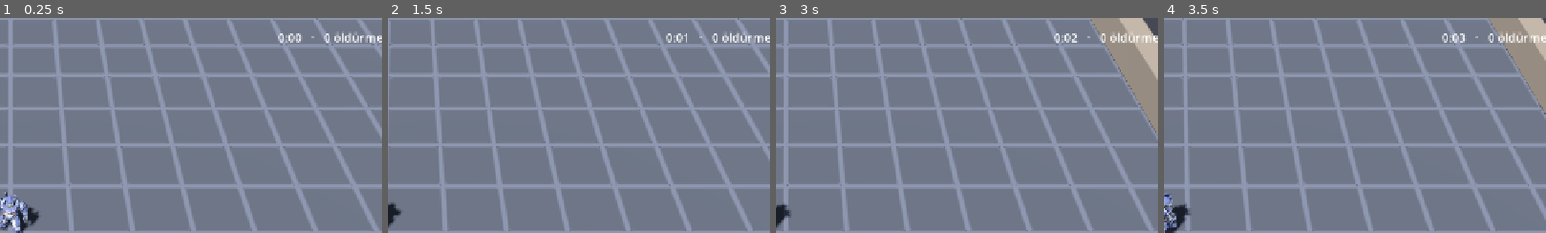
Above: before the commit, frames 1-4 (left to right).
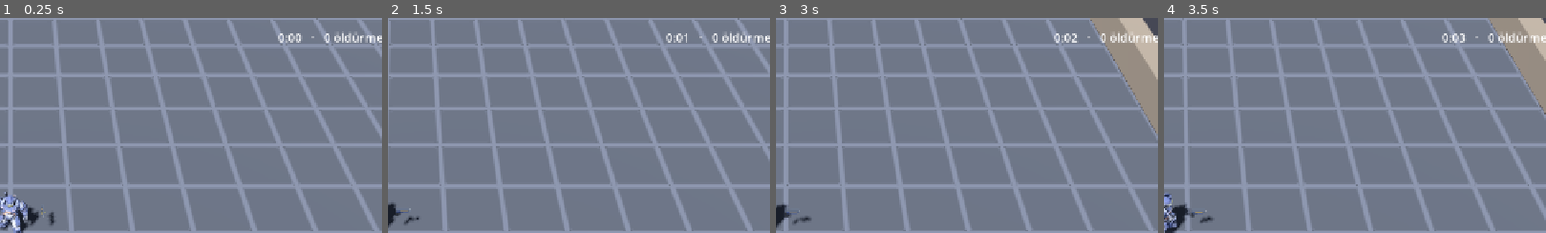
Above: after the commit, the same moments.

Repository: AIVoidLabs/Deadzone-Last-Stand
Game: Godot game, scene res://scenes/main.tscn
Two runs of this game, one before a commit and one after it. Both use one fixed random seed, a clock stepped at 60 frames per second and the inputs below.
Inputs (mouse positions are % of the whole screen's width and height, from its top left):
- Up to frame 1 (0.25 s): no input
- Up to frame 2 (1.5 s): tap Enter at 0.5 s; move the mouse to (72, 45) at 0.52 s; hold D (move_right) 0.53-1.25 s; tap Space (dash) at 0.6 s; click (72, 45) at 0.67 s; drag from (30, 55) to (45, 70) at 1.27 s
- Up to frame 3 (3 s): move the mouse to (60, 28) at 2.02 s; hold D (move_right) 2.03-2.75 s; hold Shift 2.03-2.75 s; tap Space (dash) at 2.3 s; drag from (45, 70) to (20, 35) at 2.77 s
- Up to frame 4 (3.5 s): no input
The pictures show only the part of the screen within x 49-99%, y 0-50%; the shares and areas given below are measured in that part.

The runs differ from the first frame. In frame 1, less than 0.1% of the frame differs, in the area x 10-15%, y 88-97%; in frame 2, 0.1%; in frame 3, 0.1%, in the area x 2-10%, y 89-96%; in frame 4, 0.1%.

Commit message:
feat: süzülen silah yuvaları (5.1) - 6 yuva, kendi hedefine dönüş, geri tepme, silah modelleri
Co-Authored-By: Claude Opus 5.5 <noreply@anthropic.com>

Diff:
--- a/project.godot
+++ b/project.godot
@@ -91,6 +91,11 @@
 "events": [Object(InputEventKey,"resource_local_to_scene":false,"resource_name":"","device":-1,"window_id":0,"alt_press …(195 unchanged characters)…
 ]
 }
+debug_weapon={
+"deadzone": 0.2,
+"events": [Object(InputEventKey,"resource_local_to_scene":false,"resource_name":"","device":-1,"window_id":0,"alt_pressed":false,"shift_pressed":false,"ctrl_pressed":false,"meta_pressed":false,"pressed":false,"keycode":0,"physical_keycode":4194338,"key_label":0,"unicode":0,"location":0,"echo":false,"script":null)
+]
+}
 toggle_fullscreen={
 "deadzone": 0.2,
 "events": [Object(InputEventKey,"resource_local_to_scene":false,"resource_name":"","device":-1,"window_id":0,"alt_press …(195 unchanged characters)…
--- a/scripts/data/weapon_data.gd
+++ b/scripts/data/weapon_data.gd
@@ -13,6 +13,11 @@
 		"projectile_speed": 30.0,
 		# Ağırlığı 1 olan zombiye verilen ilk itme hızı (m/sn).
 		"knockback": 5.0,
+		# Görüntü: weapons.glb içindeki nesne, büyütme, geri tepme (m) ve namlu ağzının merkeze uzaklığı (m).
+		"model": &"Pistol",
+		"model_scale": 2.2,
+		"recoil": 0.12,
+		"muzzle_offset": 0.25,
 	},
 }
 
--- a/scripts/debug/capture.gd
+++ b/scripts/debug/capture.gd
@@ -5,12 +5,14 @@
 ## --capture-dash=S: görüntüden S saniye önce dash attırır.
 ## --capture-kill=S: görüntüden S saniye önce askeri öldürür (ölüm animasyonu denetimi).
 ## --camera-distance=M: kamera uzaklığını dener (karşılaştırma görüntüleri için).
+## --weapons=N: toplam N silahla başlar (debug silahı eklenir).
 ## --autopilot: asker ölümsüz, daire çizerek yürür. --god: asker ölümsüz ama yerinde durur.
 
 var player: Player
 var enemies: EnemyManager
 var debug_panel: DebugPanel
 var camera: FollowCamera
+var weapons: WeaponRig
 
 var _out: String = ""
 var _seconds: float = 6.0
@@ -48,6 +50,9 @@
 			camera.set_distance(arg.trim_prefix("--camera-distance=").to_float())
 		elif arg == "--autopilot":
 			_autopilot = true
+		elif arg.begins_with("--weapons="):
+			for _i in arg.trim_prefix("--weapons=").to_int() - weapons.count():
+				weapons.add_weapon(Tuning.DEBUG_WEAPON)
 		elif arg == "--god":
 			player.god_mode = true
 		elif arg == "--debug-panel":
--- /dev/null
+++ b/scripts/game/weapon_slots.gd
@@ -0,0 +1,12 @@
+class_name WeaponSlots
+extends RefCounted
+## Süzülen silahların askerin çevresindeki yerleşimi. Silahlar eşit aralıkla bir çembere dizilir;
+## silah sayısı değişince çember yeniden bölünür.
+
+
+## index. silahın askere göre konumu (XZ, m). count: takılı silah sayısı.
+static func offset(index: int, count: int, radius: float, start_angle: float) -> Vector2:
+	if count <= 0:
+		return Vector2.ZERO
+	var angle: float = start_angle + TAU * float(posmod(index, count)) / float(count)
+	return Vector2(cos(angle), sin(angle)) * radius
--- a/scripts/main.gd
+++ b/scripts/main.gd
@@ -16,9 +16,12 @@
 	projectiles.enemies = enemies
 	add_child(projectiles)
 
-	var weapon: Weapon = Weapon.new()
-	weapon.setup(WeaponData.PISTOL, enemies, projectiles)
-	player.add_child(weapon)
+	var weapons: WeaponRig = WeaponRig.new()
+	weapons.player = player
+	weapons.enemies = enemies
+	weapons.projectiles = projectiles
+	add_child(weapons)
+	weapons.add_weapon(WeaponData.PISTOL)
 
 	var camera: FollowCamera = FollowCamera.new()
 	camera.target = player
@@ -36,14 +39,15 @@
 	Quality.apply_to_viewport(get_viewport())
 
 	if OS.is_debug_build():
-		_add_debug_tools(player, enemies, projectiles, camera)
+		_add_debug_tools(player, enemies, projectiles, camera, weapons)
 
 
-func _add_debug_tools(player: Player, enemies: EnemyManager, projectiles: ProjectilePool, camera: FollowCamera) -> void:
+func _add_debug_tools(player: Player, enemies: EnemyManager, projectiles: ProjectilePool, camera: FollowCamera, weapons: WeaponRig) -> void:
 	var panel: DebugPanel = DebugPanel.new()
 	panel.player = player
 	panel.enemies = enemies
 	panel.projectiles = projectiles
+	panel.weapons = weapons
 	add_child(panel)
 	if Benchmark.requested():
 		var bench: Benchmark = Benchmark.new()
@@ -56,4 +60,5 @@
 		capture.enemies = enemies
 		capture.debug_panel = panel
 		capture.camera = camera
+		capture.weapons = weapons
 		add_child(capture)
--- a/scripts/tuning.gd
+++ b/scripts/tuning.gd
@@ -29,6 +29,9 @@
 const FEATURE_STAGGER: bool = true
 ## Ölen zombi ölüm animasyonu oynar ve solarak silinir; kapalıyken anında kaybolur.
 const FEATURE_ZOMBIE_DEATH_ANIM: bool = true
+## Silahlar askerin çevresinde süzülür, görünür ve kendi konumundan ateş eder; kapalıyken görünmez,
+## askerin ortasından ateş eder.
+const FEATURE_FLOATING_WEAPONS: bool = true
 ## Asker gövdesinin hıza ve dönüşe göre yatması.
 const FEATURE_PLAYER_LEAN: bool = true
 
@@ -116,7 +119,25 @@
 # --- Mermi ---
 const PROJECTILE_POOL_SIZE: int = 128
 const PROJECTILE_RADIUS: float = 0.12
-const PROJECTILE_HEIGHT: float = 1.0
+const PROJECTILE_HEIGHT: float = 1.1
+
+# --- Süzülen silahlar ---
+const WEAPON_SLOTS: int = 6
+## Silah çemberinin yarıçapı (m) ve yerden yüksekliği.
+const WEAPON_ORBIT_RADIUS: float = 1.0
+const WEAPON_HOVER_HEIGHT: float = 1.1
+## İlk silahın açısı (derece; 0 = ekranda askerin sağı, dünya +X).
+const WEAPON_START_ANGLE_DEG: float = 0.0
+## Silahların askeri izleme keskinliği; küçüldükçe daha çok geride kalır (süzülme).
+const WEAPON_FOLLOW_SHARPNESS: float = 12.0
+const WEAPON_AIM_SHARPNESS: float = 22.0
+## Geri tepmenin toparlanma hızı ve namlunun kalkma açısı.
+const WEAPON_RECOIL_RECOVER: float = 14.0
+const WEAPON_RECOIL_PITCH_DEG: float = 14.0
+const WEAPON_BOB_HEIGHT: float = 0.05
+const WEAPON_BOB_SPEED: float = 2.4
+## Debug: F7 ile eklenen silah.
+const DEBUG_WEAPON: StringName = &"pistol"
 const PROJECTILE_LENGTH: float = 0.6
 const PROJECTILE_THICKNESS: float = 0.1
 const PROJECTILE_LIFETIME_MARGIN: float = 1.15
--- a/scripts/ui/debug_panel.gd
+++ b/scripts/ui/debug_panel.gd
@@ -9,6 +9,7 @@
 var player: Player
 var enemies: EnemyManager
 var projectiles: ProjectilePool
+var weapons: WeaponRig
 
 var _panel: PanelContainer
 var _label: Label
@@ -42,6 +43,8 @@
 		player.god_mode = not player.god_mode
 	elif input_event.is_action_pressed(&"debug_quality"):
 		Quality.cycle()
+	elif input_event.is_action_pressed(&"debug_weapon"):
+		weapons.add_weapon(Tuning.DEBUG_WEAPON)
 
 
 func _process(delta: float) -> void:
@@ -61,9 +64,9 @@
 	var lines: PackedStringArray = PackedStringArray([
 		"FPS %d   işlem %.2f ms   fizik %.2f ms" % [Engine.get_frames_per_second(), frame_ms, physics_ms],
 		"Zombi %d / %d (havuz %d)" % [enemies.active_count(), Quality.max_enemies(), enemies.pool_size()],
-		"Mermi %d   draw call %d" % [projectiles.active_count(), draw_calls],
+		"Mermi %d   draw call %d   silah %d / %d" % [projectiles.active_count(), draw_calls, weapons.count(), Tuning.WEAPON_SLOTS],
 		"Can %.0f / %.0f   ölümsüz %s" % [player.health.current, player.health.maximum, "AÇIK" if player.god_mode else "kapalı"],
 		"Profil %s" % Quality.current,
-		"F4 +%d zombi · F5 ölümsüz · F6 profil" % Tuning.DEBUG_SPAWN_BATCH,
+		"F4 +%d zombi · F5 ölümsüz · F6 profil · F7 +silah" % Tuning.DEBUG_SPAWN_BATCH,
 	])
 	return "\n".join(lines)
--- a/scripts/weapons/weapon.gd
+++ b/scripts/weapons/weapon.gd
@@ -1,56 +1,59 @@
 class_name Weapon
 extends Node3D
-## Otomatik silah: menzildeki en yakın zombiye kendisi nişan alıp ateş eder.
-## Değerler WeaponData tablosundan.
+## Otomatik silah: kendi konumuna en yakın zombiye döner ve ateş eder. Değerler WeaponData tablosundan.
+## Konumunu WeaponRig verir (askerin çevresinde süzülür); görüntü WeaponVisual'da, sinyalle haber alır.
 
 signal fired(direction: Vector2)
 
-const PHYSICS_PRIORITY: int = 0
-
 var weapon_id: StringName
+var row: Dictionary
 var enemies: EnemyManager
 var projectiles: ProjectilePool
+## XZ düzleminde nişan yönü; hedef yokken askerin baktığı yön.
+var aim: Vector2 = Vector2(0.0, 1.0)
+var has_target: bool = false
 
 var _player: Player
-var _damage: float
-var _interval: float
-var _range: float
-var _projectile_speed: float
-var _knockback: float
 var _cooldown: float = 0.0
 
 
-func setup(id: StringName, p_enemies: EnemyManager, p_projectiles: ProjectilePool) -> void:
+func setup(id: StringName, player: Player, p_enemies: EnemyManager, p_projectiles: ProjectilePool) -> void:
 	weapon_id = id
+	row = WeaponData.get_row(id)
+	_player = player
 	enemies = p_enemies
 	projectiles = p_projectiles
-	var row: Dictionary = WeaponData.get_row(id)
-	_damage = row["damage"]
-	_interval = row["fire_interval"]
-	_range = row["max_range"]
-	_projectile_speed = row["projectile_speed"]
-	_knockback = row["knockback"]
+	name = "Weapon_%s" % id
+	if Tuning.FEATURE_FLOATING_WEAPONS:
+		var visual: WeaponVisual = WeaponVisual.new()
+		visual.name = "Visual"
+		add_child(visual)
 
 
-func _ready() -> void:
-	name = "Weapon_%s" % weapon_id
-	process_physics_priority = PHYSICS_PRIORITY
-	_player = get_parent() as Player
+func position_2d() -> Vector2:
+	return Vector2(global_position.x, global_position.z)
 
 
-func _physics_process(delta: float) -> void:
+## WeaponRig konumu güncelledikten sonra çağırır.
+func tick(delta: float) -> void:
+	_cooldown = maxf(0.0, _cooldown - delta)
 	if _player.state == Player.State.DEAD:
+		has_target = false
 		return
-	_cooldown = maxf(0.0, _cooldown - delta)
-	if _cooldown > 0.0:
-		return
-	var origin: Vector2 = _player.position_2d()
-	var target: int = enemies.nearest_enemy(origin, _range)
-	if target < 0:
+	var origin: Vector2 = position_2d()
+	var max_range: float = row["max_range"]
+	var target: int = enemies.nearest_enemy(origin, max_range)
+	has_target = target >= 0
+	if not has_target:
+		aim = _player.facing
 		return
 	var direction: Vector2 = Steering.seek(origin, enemies.enemy_position(target))
 	if direction == Vector2.ZERO:
 		return
-	projectiles.fire(origin, direction, _projectile_speed, _damage, _range, _knockback)
-	_cooldown = _interval
+	aim = direction
+	if _cooldown > 0.0:
+		return
+	var muzzle: Vector2 = origin + direction * float(row["muzzle_offset"])
+	projectiles.fire(muzzle, direction, row["projectile_speed"], row["damage"], max_range, row["knockback"])
+	_cooldown = row["fire_interval"]
 	fired.emit(direction)
--- /dev/null
+++ b/scripts/weapons/weapon_rig.gd
@@ -0,0 +1,55 @@
+class_name WeaponRig
+extends Node3D
+## Askerin silahları: en çok Tuning.WEAPON_SLOTS adet, askerin çevresinde bir çemberde süzülür.
+## Dünya uzayında durur (askerin çocuğu değil); askeri biraz geriden izler, böylece süzülme hissi olur.
+
+## Asker hareket ettikten sonra, mermiler ilerlemeden önce çalışır.
+const PHYSICS_PRIORITY: int = 5
+
+var player: Player
+var enemies: EnemyManager
+var projectiles: ProjectilePool
+
+var _weapons: Array[Weapon] = []
+
+
+func _ready() -> void:
+	name = "Weapons"
+	process_physics_priority = PHYSICS_PRIORITY
+
+
+func count() -> int:
+	return _weapons.size()
+
+
+## Boş yuva varsa silahı takar. Dönüş: takıldı mı.
+func add_weapon(id: StringName) -> bool:
+	if _weapons.size() >= Tuning.WEAPON_SLOTS:
+		return false
+	var weapon: Weapon = Weapon.new()
+	weapon.setup(id, player, enemies, projectiles)
+	add_child(weapon)
+	_weapons.append(weapon)
+	weapon.global_position = _slot_position(_weapons.size() - 1)
+	weapon.reset_physics_interpolation()
+	return true
+
+
+func _physics_process(delta: float) -> void:
+	var weight: float = 1.0 - exp(-Tuning.WEAPON_FOLLOW_SHARPNESS * delta)
+	for i: int in _weapons.size():
+		var weapon: Weapon = _weapons[i]
+		var target: Vector3 = _slot_position(i)
+		if Tuning.FEATURE_FLOATING_WEAPONS:
+			weapon.global_position = weapon.global_position.lerp(target, weight)
+		else:
+			weapon.global_position = target
+		weapon.tick(delta)
+
+
+func _slot_position(index: int) -> Vector3:
+	var center: Vector3 = player.global_position
+	if not Tuning.FEATURE_FLOATING_WEAPONS:
+		return center + Vector3.UP * Tuning.PROJECTILE_HEIGHT
+	var offset: Vector2 = WeaponSlots.offset(index, _weapons.size(), Tuning.WEAPON_ORBIT_RADIUS, deg_to_rad(Tuning.WEAPON_START_ANGLE_DEG))
+	return center + Vector3(offset.x, Tuning.WEAPON_HOVER_HEIGHT, offset.y)
--- /dev/null
+++ b/scripts/weapons/weapon_visual.gd
@@ -0,0 +1,58 @@
+class_name WeaponVisual
+extends Node3D
+## Süzülen silahın görüntüsü: nişan yönüne yumuşak dönüş, hafif yukarı aşağı salınım, ateşte geri tepme.
+## Silah mantığına dokunmaz; Weapon'ın aim değerini okur ve fired sinyalini dinler.
+
+const FLASH_SHADER: Shader = preload("res://assets/shaders/flash_lit.gdshader")
+const MODELS: PackedScene = preload("res://assets/models/weapons/weapons.glb")
+
+var _weapon: Weapon
+var _pivot: Node3D
+var _recoil: float = 0.0
+var _bob_phase: float = 0.0
+var _time: float = 0.0
+
+
+func _ready() -> void:
+	_weapon = get_parent() as Weapon
+	_pivot = Node3D.new()
+	_pivot.name = "Pivot"
+	add_child(_pivot)
+	_build_model()
+	_weapon.fired.connect(_on_fired)
+	_bob_phase = randf() * TAU
+	rotation.y = atan2(_weapon.aim.x, _weapon.aim.y)
+
+
+func _process(delta: float) -> void:
+	_time += delta
+	var target_yaw: float = atan2(_weapon.aim.x, _weapon.aim.y)
+	rotation.y = lerp_angle(rotation.y, target_yaw, 1.0 - exp(-Tuning.WEAPON_AIM_SHARPNESS * delta))
+	_recoil = _recoil * exp(-Tuning.WEAPON_RECOIL_RECOVER * delta)
+	var kick: float = float(_weapon.row["recoil"]) * _recoil
+	var bob: float = sin(_time * Tuning.WEAPON_BOB_SPEED + _bob_phase) * Tuning.WEAPON_BOB_HEIGHT
+	# Model +Z'ye bakar: geri tepme -Z yönünde, namlu yukarı kalkar (-X ekseninde dönüş).
+	_pivot.position = Vector3(0.0, bob, -kick)
+	_pivot.rotation.x = -deg_to_rad(Tuning.WEAPON_RECOIL_PITCH_DEG) * _recoil
+
+
+func _on_fired(_direction: Vector2) -> void:
+	_recoil = 1.0
+
+
+func _build_model() -> void:
+	var scene: Node3D = MODELS.instantiate() as Node3D
+	var source: MeshInstance3D = scene.find_child(String(_weapon.row["model"]), true, false) as MeshInstance3D
+	assert(source != null, "Silah modeli bulunamadı: %s" % _weapon.row["model"])
+	var mesh: MeshInstance3D = MeshInstance3D.new()
+	mesh.mesh = source.mesh
+	mesh.scale = Vector3.ONE * float(_weapon.row["model_scale"])
+	var material: ShaderMaterial = ShaderMaterial.new()
+	material.shader = FLASH_SHADER
+	material.set_shader_parameter(&"albedo", Color.WHITE)
+	var base: BaseMaterial3D = source.mesh.surface_get_material(0) as BaseMaterial3D
+	if base != null:
+		material.set_shader_parameter(&"albedo_texture", base.albedo_texture)
+	mesh.material_override = material
+	_pivot.add_child(mesh)
+	scene.free()
--- /dev/null
+++ b/tests/test_weapon_slots.gd
@@ -0,0 +1,36 @@
+extends GutTest
+
+const EPSILON: float = 0.0001
+
+
+func _offset(index: int, count: int) -> Vector2:
+	return WeaponSlots.offset(index, count, Tuning.WEAPON_ORBIT_RADIUS, deg_to_rad(Tuning.WEAPON_START_ANGLE_DEG))
+
+
+func test_every_slot_sits_on_the_orbit() -> void:
+	for count: int in range(1, Tuning.WEAPON_SLOTS + 1):
+		for i: int in count:
+			assert_almost_eq(_offset(i, count).length(), Tuning.WEAPON_ORBIT_RADIUS, EPSILON)
+
+
+func test_single_weapon_uses_start_angle() -> void:
+	var expected: Vector2 = Vector2.from_angle(deg_to_rad(Tuning.WEAPON_START_ANGLE_DEG)) * Tuning.WEAPON_ORBIT_RADIUS
+	assert_almost_eq(_offset(0, 1).distance_to(expected), 0.0, EPSILON)
+
+
+func test_full_ring_is_evenly_spaced_and_balanced() -> void:
+	var count: int = Tuning.WEAPON_SLOTS
+	var sum: Vector2 = Vector2.ZERO
+	var expected_gap: float = 2.0 * Tuning.WEAPON_ORBIT_RADIUS * sin(PI / count)
+	for i: int in count:
+		sum += _offset(i, count)
+		assert_almost_eq(_offset(i, count).distance_to(_offset(i + 1, count)), expected_gap, EPSILON)
+	assert_almost_eq(sum.length(), 0.0, EPSILON)
+
+
+func test_slots_do_not_overlap_the_soldier() -> void:
+	assert_gt(Tuning.WEAPON_ORBIT_RADIUS, Tuning.PLAYER_RADIUS * 1.5)
+
+
+func test_no_weapons_means_no_offset() -> void:
+	assert_eq(WeaponSlots.offset(0, 0, 1.0, 0.0), Vector2.ZERO)
Binary file added: assets/models/weapons/weapons.glb
Not shown, added: assets/models/weapons/weapons.glb.import
Binary file added: assets/models/weapons/weapons_weapon_palette.png
Not shown, added: assets/models/weapons/weapons_weapon_palette.png.import
Not shown, added: scripts/game/weapon_slots.gd.uid
Not shown, added: scripts/weapons/weapon_rig.gd.uid
Not shown, added: scripts/weapons/weapon_visual.gd.uid
Not shown, added: tests/test_weapon_slots.gd.uid
Not shown, changed: CLAUDE.md
Not shown, changed: docs/PROGRESS.md
Not shown, changed: docs/TECH.md
